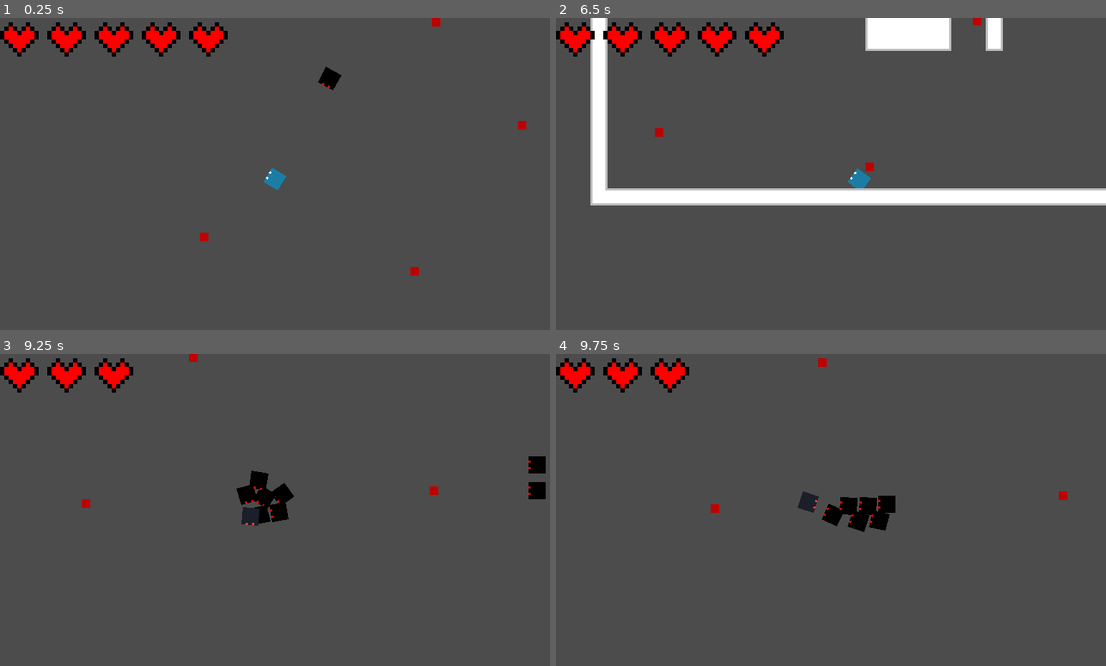
Above: before the commit, frames 1-4 (two rows, left to right).
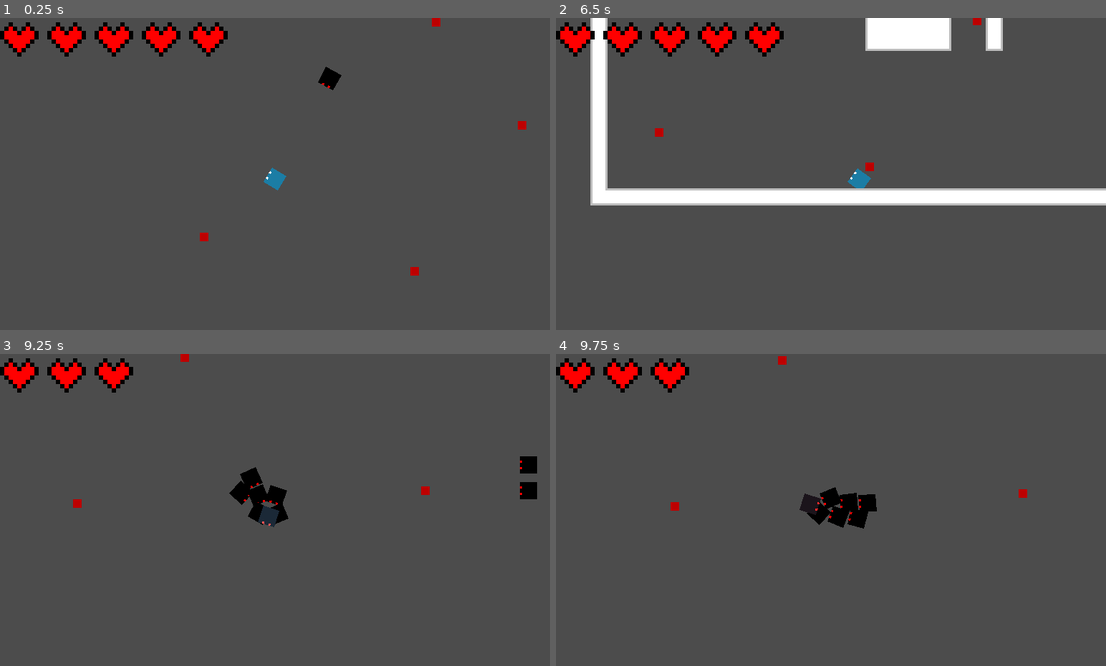
Above: after the commit, the same moments.

Repository: age-of-asparagus/bisht-jam
Game: Godot game, scene res://level_1.tscn
Two runs of this game, one before a commit and one after it. Both use one fixed random seed, a clock stepped at 60 frames per second and the inputs below.
Inputs (mouse positions are in pixels of both pictures, inside the frame that each line leads up to):
- Up to frame 1 (0.25 s): no input
- Up to frame 2 (6.5 s): move the mouse to (952, 161) at 0.52 s; hold D (move_right) 0.53-1.28 s; click (952, 161) at 0.6 s; move the mouse to (721, 195) at 1.27 s; hold S (move_down) 1.28-2.03 s; tap E (interact) every 1.5 s from 1.35 to 5.85 s; move the mouse to (886, 108) at 2.02 s; hold D (move_right) 2.03-2.78 s; click (886, 108) at 2.1 s; move the mouse to (803, 242) at 2.77 s; hold W (move_up) 2.78-3.53 s; move the mouse to (996, 227) at 3.52 s; hold A (move_left) 3.53-5.03 s; click (996, 227) at 3.6 s; move the mouse to (666, 130) at 4.27 s; move the mouse to (858, 180) at 5.02 s; hold S (move_down) 5.03-5.78 s; click (858, 180) at 5.1 s; move the mouse to (748, 99) at 5.77 s; hold D (move_right) from 5.78 s (still down)
- Up to frame 3 (9.25 s): move the mouse to (396, 497) at 6.52 s; release D (move_right) at 6.53 s; hold W (move_up) 6.53-7.28 s; click (396, 497) at 6.6 s; move the mouse to (165, 531) at 7.27 s; hold D (move_right) 7.28-8.03 s; tap E (interact) at 7.35, 8.85 s; move the mouse to (330, 444) at 8.02 s; hold S (move_down) 8.03-8.78 s; click (330, 444) at 8.1 s; move the mouse to (247, 578) at 8.77 s; hold A (move_left) from 8.78 s (still down)
- Up to frame 4 (9.75 s): move the mouse to (996, 563) at 9.52 s; release A (move_left) at 9.53 s; hold W (move_up) from 9.53 s (still down); click (996, 563) at 9.6 s

Frames 1-2 are identical in both runs. In frame 3, 1.4% of the frame differs, in the area x 13-100%, y 0-56%; in frame 4, 1.2%.

Commit message:
Fix sometimes not pushing

Diff:
--- a/player.gd
+++ b/player.gd
@@ -41,7 +41,10 @@
 
 	last_collision = get_last_slide_collision()
 	if last_collision and last_collision.collider.is_in_group("Enemies"):
+		# Hit by an enemy if it reaches here:
 		pushback = last_collision.normal * pushback_strength
+		health -= 1
+		set_invincible(true)
 
 	if Input.is_action_just_pressed("attack"):
 		can_attack = false
@@ -67,14 +70,13 @@
 	$InvincibilityTimer.start()
 
 
-func _on_Area2D_body_entered(body):
-	if not invicible:
-		health -= 1
-		set_invincible(true)
-
-#	var direction = (body.global_position - global_position).normalized()
-#	var velocity_in_direction = velocity.dot(direction)
-#	body.global_position += velocity_in_direction * -direction * strength
+#func _on_Area2D_body_entered(body):
+#	if not invicible:
+#
+#		print(last_collision)
+##	var direction = (body.global_position - global_position).normalized()
+##	var velocity_in_direction = velocity.dot(direction)
+##	body.global_position += velocity_in_direction * -direction * strength
 
 
 func _on_InvincibilityTimer_timeout():
--- a/player.tscn
+++ b/player.tscn
@@ -86,5 +86,4 @@
 wait_time = 2.0
 one_shot = true
 
-[connection signal="body_entered" from="Area2D" to="." method="_on_Area2D_body_entered"]
 [connection signal="timeout" from="InvincibilityTimer" to="." method="_on_InvincibilityTimer_timeout"]
